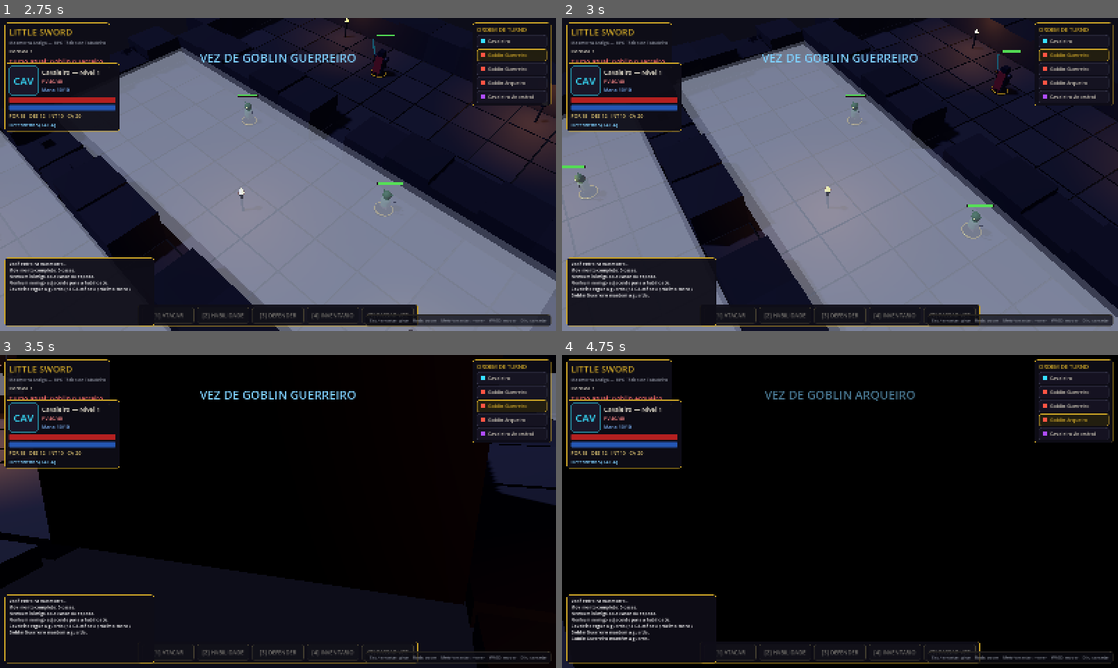
Above: before the commit, frames 1-4 (two rows, left to right).
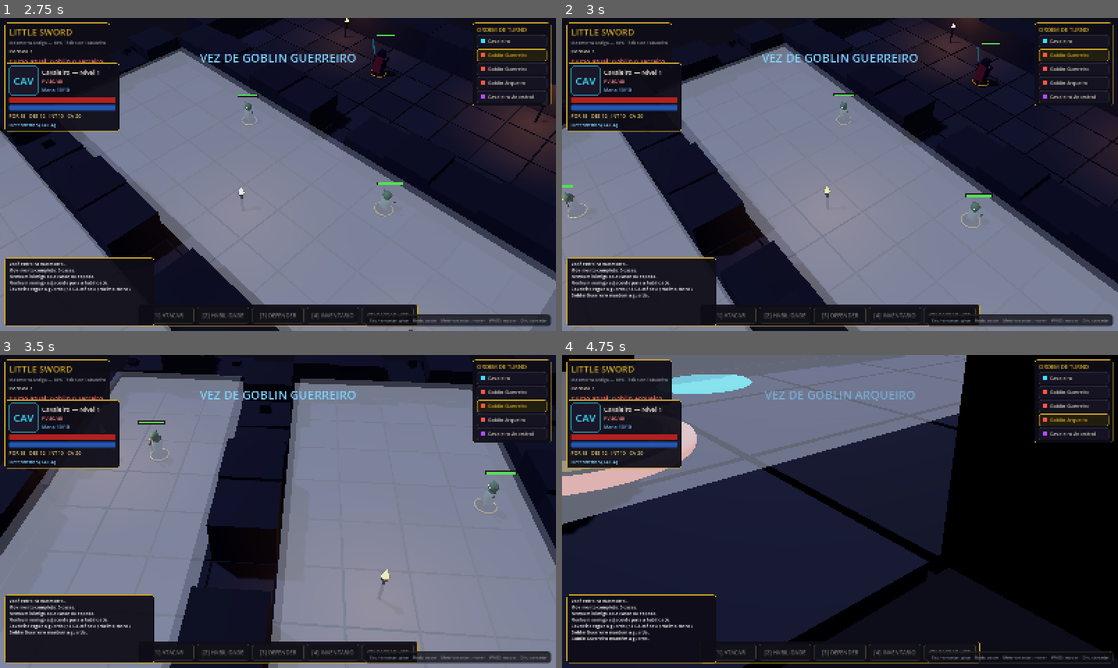
Above: after the commit, the same moments.

Repository: FalconiRod/Little-Sword
Game: Godot game, scene res://src/scenes/main.tscn
Two runs of this game, one before a commit and one after it. Both use one fixed random seed, a clock stepped at 60 frames per second and the inputs below.
Inputs (mouse positions are in pixels of both pictures, inside the frame that each line leads up to):
- Up to frame 1 (2.75 s): click "[1] ATACAR" at 0.5 s; click "[2] HABILIDADE" at 1.25 s; click "[3] DEFENDER" at 2 s
- Up to frame 2 (3 s): tap Enter at 2.75 s; move the mouse to (962, 158) at 2.77 s; hold D from 2.78 s (still down); hold Q from 2.78 s (still down); click (962, 158) at 2.92 s
- Up to frame 3 (3.5 s): keep holding D; keep holding Q
- Up to frame 4 (4.75 s): move the mouse to (728, 527) at 3.52 s; release D at 3.53 s; release Q at 3.53 s; hold S 3.53-4.28 s; tap E at 3.6 s; click (728, 527) at 3.67 s; move the mouse to (895, 442) at 4.27 s; hold D from 4.28 s (still down); tap 1 at 4.35 s; click (895, 442) at 4.42 s

Frame 1 is identical in both runs. In frame 2, 11% of the frame differs, in the area x 0-100%, y 0-100%; in frame 3, 70%; in frame 4, 55%.

Commit message:
v0.2.1: suavizacao da camera por eixo + transicao suave na colisao

Diff:
--- a/src/core/camera_rig.gd
+++ b/src/core/camera_rig.gd
@@ -25,6 +25,7 @@
 const DIST_MAX := 34.0
 
 var _shake := 0.0
+var _cam_pos := Vector3.ZERO
 var _bounds := Rect2(0, 0, 26, 30)
 var _auto_orbit := false
 
@@ -36,13 +37,15 @@
 	cam.fov = 40.0
 	add_child(cam)
 	cam.current = true
-	_apply(true)
+	_apply(0.0, true)
 
 func set_focus(p: Vector3) -> void:
 	_pivot_t = p
 
 func _process(delta: float) -> void:
-	var s := 1.0 - exp(-10.0 * delta)
+	var s_rot := 1.0 - exp(-5.0 * delta)     # órbita: pesada, como mesa real
+	var s_zoom := 1.0 - exp(-6.0 * delta)
+	var s_pivot := 1.0 - exp(-8.0 * delta)
 
 	if _auto_orbit:
 		_yaw_t += 0.5 * delta
@@ -68,12 +71,12 @@
 		_pivot_t += (right * pan.x + f * pan.y) * k
 	_clamp_pivot()
 
-	yaw += (_yaw_t - yaw) * s
-	pitch += (_pitch_t - pitch) * s
-	dist += (_dist_t - dist) * s
-	position += (_pivot_t - position) * s
+	yaw += (_yaw_t - yaw) * s_rot
+	pitch += (_pitch_t - pitch) * s_rot
+	dist += (_dist_t - dist) * s_zoom
+	position += (_pivot_t - position) * s_pivot
 
-	_apply(false)
+	_apply(delta, false)
 
 	if _shake > 0.005:
 		cam.h_offset = randf_range(-1, 1) * _shake * 0.25
@@ -88,14 +91,18 @@
 	_pivot_t.z = clampf(_pivot_t.z, _bounds.position.y - 4.0, _bounds.end.y + 6.0)
 
 ## Posiciona a câmera na esfera do pivô e resolve colisão com paredes.
-func _apply(instant: bool) -> void:
+func _apply(delta: float, instant: bool) -> void:
 	if cam == null:
 		return
 	var horiz := cos(pitch) * dist
 	var offset := Vector3(sin(yaw) * horiz, sin(pitch) * dist, cos(yaw) * horiz)
 	var desired := position + offset
-	var final_pos := desired if instant else _collide(position, desired)
-	cam.global_position = final_pos
+	var target := desired if instant else _collide(position, desired)
+	if instant:
+		_cam_pos = target
+	else:
+		_cam_pos = _cam_pos.lerp(target, 1.0 - exp(-16.0 * delta))
+	cam.global_position = _cam_pos
 	cam.look_at(position + Vector3(0, 0.6, 0))
 
 ## Amostra o segmento pivô->câmera: se atravessar célula de parede abaixo da
@@ -121,14 +128,14 @@
 	if event is InputEventMouseButton and event.pressed:
 		match event.button_index:
 			MOUSE_BUTTON_WHEEL_UP:
-				_dist_t = clampf(_dist_t * 0.90, DIST_MIN, DIST_MAX)
+				_dist_t = clampf(_dist_t * 0.92, DIST_MIN, DIST_MAX)
 			MOUSE_BUTTON_WHEEL_DOWN:
-				_dist_t = clampf(_dist_t / 0.90, DIST_MIN, DIST_MAX)
+				_dist_t = clampf(_dist_t / 0.92, DIST_MIN, DIST_MAX)
 	elif event is InputEventMouseMotion:
 		var mask := int(event.button_mask)
 		if mask & MOUSE_BUTTON_MASK_LEFT:
-			_yaw_t += event.relative.x * 0.006
-			_pitch_t = clampf(_pitch_t + event.relative.y * 0.006, deg_to_rad(PITCH_MIN), deg_to_rad(PITCH_MAX))
+			_yaw_t += event.relative.x * 0.007
+			_pitch_t = clampf(_pitch_t + event.relative.y * 0.007, deg_to_rad(PITCH_MIN), deg_to_rad(PITCH_MAX))
 		elif mask & MOUSE_BUTTON_MASK_MIDDLE:
 			var k := dist * 0.0017
 			var f := Vector3(-sin(yaw), 0.0, -cos(yaw))
Not shown, changed: docs/CHANGELOG.md
